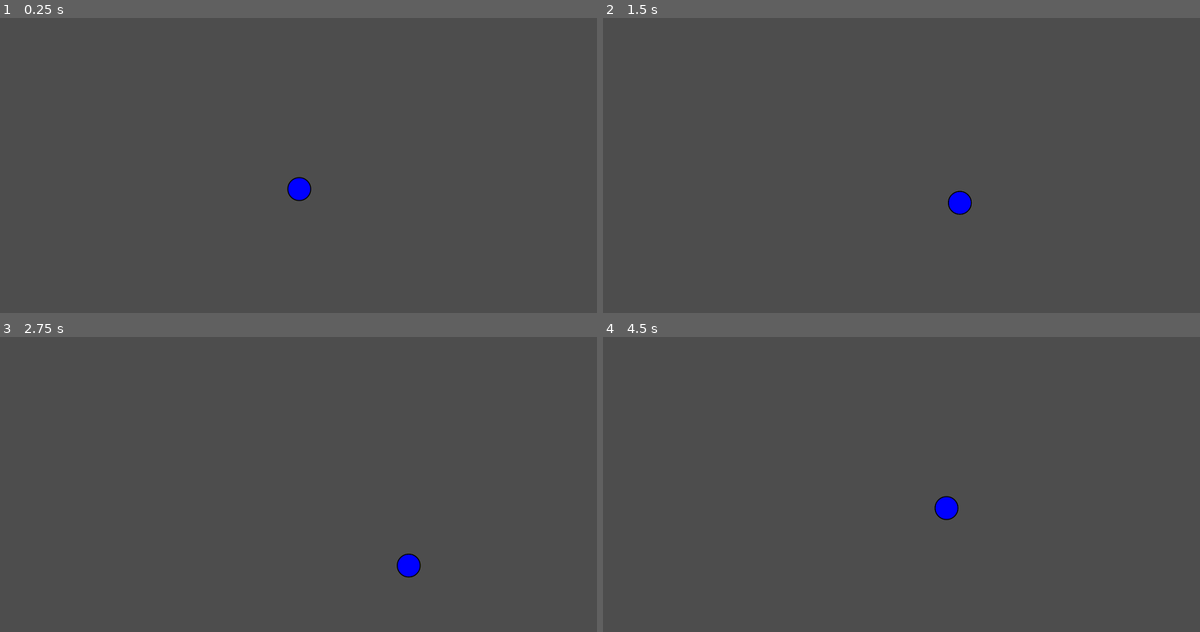
Above: before the commit, frames 1-4 (two rows, left to right).
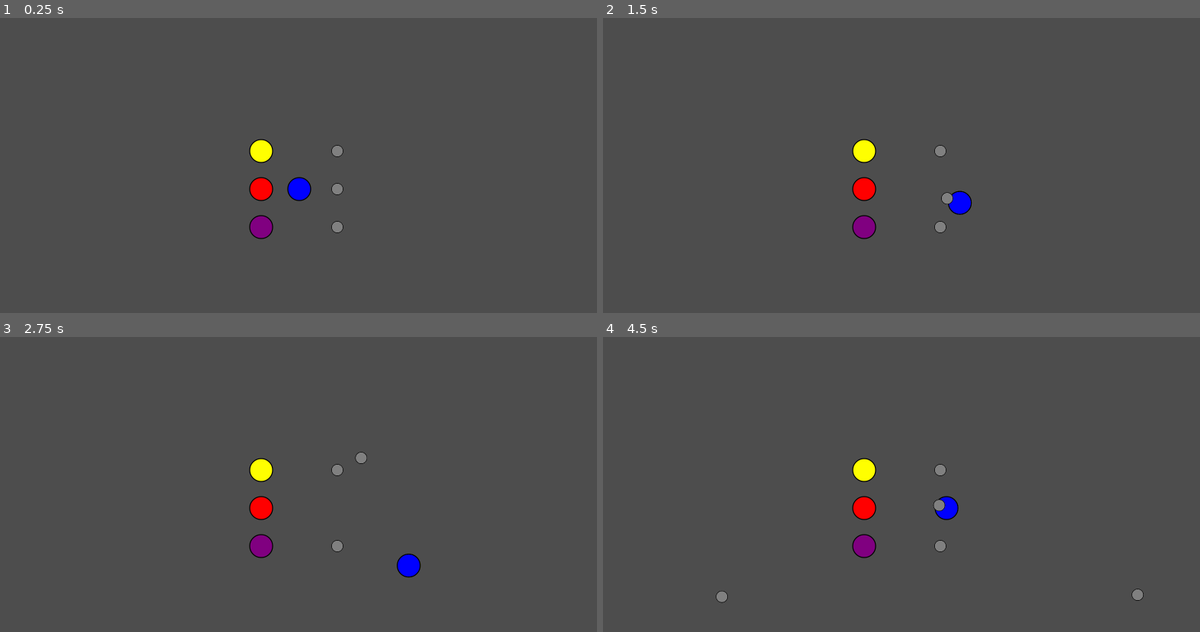
Above: after the commit, the same moments.

Repository: topmost-hat/AdaptiveAudio
Game: Godot game, scene res://scenes/main.tscn
The game is run twice, just before and just after one commit, with the same random seed, the same clock (stepped at 60 frames per second) and the same inputs. Sound files missing from this copy of the repository are replaced by a short silence.
Inputs (mouse positions are in pixels of both pictures, inside the frame that each line leads up to):
- Up to frame 1 (0.25 s): no input
- Up to frame 2 (1.5 s): tap Enter at 0.5 s; move the mouse to (1038, 171) at 0.52 s; hold Right (ui_right) 0.53-1.28 s; click (1038, 171) at 0.67 s; move the mouse to (782, 206) at 1.27 s; hold Down (ui_down) from 1.28 s (still down); click (782, 206) at 1.42 s
- Up to frame 3 (2.75 s): move the mouse to (358, 431) at 2.02 s; release Down (ui_down) at 2.03 s; hold Right (ui_right) from 2.03 s (still down); click (358, 431) at 2.17 s
- Up to frame 4 (4.5 s): move the mouse to (871, 575) at 2.77 s; release Right (ui_right) at 2.78 s; hold Up (ui_up) 2.78-3.53 s; click (871, 575) at 2.92 s; move the mouse to (1086, 558) at 3.52 s; hold Left (ui_left) from 3.53 s (still down); click (1086, 558) at 3.67 s; move the mouse to (722, 457) at 4.27 s; click (722, 457) at 4.42 s

The runs differ from the first frame. In frame 1, 1.0% of the frame differs, in the area x 41-58%, y 40-75%; in frame 2, 1.0%; in frame 3, 1.0%; in frame 4, 1.1%, in the area x 18-91%, y 40-91%.
Error after the commit: Parse Error: Class "Charger" must implement "Entity.hit()" and other inherited abstract methods or be marked as "@abstract". (res://scripts/entities/enemies/ch…

Commit message:
entity unification, bullet and approacher behavior
* entities now detect all collisions with a unified "hit" function, which must be overridden in each subclass
* player and enemy bullets now have full functionality (though nothing actually shoots enemy bullets yet)
* approachers now have full functionality (except that the enemy manager needs to give them the player as a target when they spawn in)

Diff:
--- a/adaptive_audio/scenes/entities/approacher.tscn
+++ b/adaptive_audio/scenes/entities/enemies/approacher.tscn
@@ -18,4 +18,5 @@
 [node name="CollisionShape2D" type="CollisionShape2D" parent="." unique_id=632826565]
 shape = SubResource("CircleShape2D_l7vm0")
 
-[connection signal="body_entered" from="." to="." method="_on_body_entered"]
+[connection signal="area_entered" from="." to="." method="hit"]
+[connection signal="body_entered" from="." to="." method="hit"]
--- a/adaptive_audio/scenes/entities/charger.tscn
+++ b/adaptive_audio/scenes/entities/enemies/charger.tscn
@@ -9,6 +9,7 @@
 [node name="Charger" type="Area2D" unique_id=1842068953]
 input_pickable = false
 script = ExtResource("1_q1dp3")
+health = 5
 metadata/_custom_type_script = "uid://c4siba7kef2a1"
 
 [node name="Sprite2D" type="Sprite2D" parent="." unique_id=1147911215]
@@ -18,4 +19,5 @@
 [node name="CollisionShape2D" type="CollisionShape2D" parent="." unique_id=632826565]
 shape = SubResource("CircleShape2D_l7vm0")
 
-[connection signal="body_entered" from="." to="." method="_on_body_entered"]
+[connection signal="area_entered" from="." to="." method="hit"]
+[connection signal="body_entered" from="." to="." method="hit"]
--- a/adaptive_audio/scenes/entities/bullet.tscn
+++ b/adaptive_audio/scenes/entities/enemies/enemy_bullet.tscn
@@ -1,14 +1,16 @@
 [gd_scene format=3 uid="uid://d1dn6f52okpb6"]
 
-[ext_resource type="Script" uid="uid://dl8kx04683bgl" path="res://scripts/entities/enemies/bullet.gd" id="1_byxw7"]
+[ext_resource type="Script" uid="uid://dl8kx04683bgl" path="res://scripts/entities/enemies/enemy_bullet.gd" id="1_byxw7"]
 [ext_resource type="Texture2D" uid="uid://coy6wtqlq5p7x" path="res://sprites/sprite_bullet.png" id="2_r16mb"]
 
 [sub_resource type="CircleShape2D" id="CircleShape2D_l7vm0"]
 radius = 16.0
 
-[node name="Bullet" type="Area2D" unique_id=1380676398]
+[node name="EnemyBullet" type="Area2D" unique_id=1380676398]
 input_pickable = false
 script = ExtResource("1_byxw7")
+speed = 250.0
+health = 2
 metadata/_custom_type_script = "uid://dl8kx04683bgl"
 
 [node name="Sprite2D" type="Sprite2D" parent="." unique_id=1147911215]
@@ -18,4 +20,5 @@
 [node name="CollisionShape2D" type="CollisionShape2D" parent="." unique_id=632826565]
 shape = SubResource("CircleShape2D_l7vm0")
 
-[connection signal="body_entered" from="." to="." method="_on_body_entered"]
+[connection signal="area_entered" from="." to="." method="hit"]
+[connection signal="body_entered" from="." to="." method="hit"]
--- a/adaptive_audio/scenes/entities/shooter.tscn
+++ b/adaptive_audio/scenes/entities/enemies/shooter.tscn
@@ -9,6 +9,7 @@
 [node name="Shooter" type="Area2D" unique_id=1718126948]
 input_pickable = false
 script = ExtResource("1_ssunt")
+health = 3
 metadata/_custom_type_script = "uid://g5jfe7t8we1g"
 
 [node name="Sprite2D" type="Sprite2D" parent="." unique_id=1147911215]
@@ -18,4 +19,5 @@
 [node name="CollisionShape2D" type="CollisionShape2D" parent="." unique_id=632826565]
 shape = SubResource("CircleShape2D_l7vm0")
 
-[connection signal="body_entered" from="." to="." method="_on_body_entered"]
+[connection signal="area_entered" from="." to="." method="hit"]
+[connection signal="body_entered" from="." to="." method="hit"]
--- a/adaptive_audio/scenes/entities/player.tscn
+++ b/adaptive_audio/scenes/entities/player/player.tscn
@@ -4,6 +4,7 @@
 [ext_resource type="Texture2D" uid="uid://q3vytcotwfe" path="res://sprites/sprite_player.png" id="2_dqkch"]
 [ext_resource type="Script" uid="uid://b16s1xfi6l0fv" path="res://scripts/entities/player/player_input.gd" id="2_g2els"]
 [ext_resource type="Script" uid="uid://d3g0l1v8we3ro" path="res://scripts/entities/player/player_movement.gd" id="3_qhqgy"]
+[ext_resource type="Script" uid="uid://bch4facplqr3i" path="res://scripts/entities/player/player_shoot.gd" id="5_bjvvg"]
 
 [sub_resource type="CircleShape2D" id="CircleShape2D_dqkch"]
 radius = 24.0
@@ -38,7 +39,12 @@
 TURNAROUND = 75.0
 metadata/_custom_type_script = "uid://d3g0l1v8we3ro"
 
+[node name="PlayerShoot" type="Node" parent="." unique_id=1922996102]
+script = ExtResource("5_bjvvg")
+metadata/_custom_type_script = "uid://bch4facplqr3i"
+
 [connection signal="input_down" from="PlayerInput" to="PlayerMovement" method="on_input_down"]
 [connection signal="input_left" from="PlayerInput" to="PlayerMovement" method="on_input_left"]
+[connection signal="input_lmb" from="PlayerInput" to="." method="_on_player_input_input_lmb"]
 [connection signal="input_right" from="PlayerInput" to="PlayerMovement" method="on_input_right"]
 [connection signal="input_up" from="PlayerInput" to="PlayerMovement" method="on_input_up"]
--- /dev/null
+++ b/adaptive_audio/scenes/entities/player/player_bullet.tscn
@@ -0,0 +1,23 @@
+[gd_scene format=3 uid="uid://bwxay4xpnfmnb"]
+
+[ext_resource type="Script" uid="uid://ctcmquv6i27dp" path="res://scripts/entities/player/player_bullet.gd" id="1_4p4uo"]
+[ext_resource type="Texture2D" uid="uid://coy6wtqlq5p7x" path="res://sprites/sprite_bullet.png" id="2_apond"]
+
+[sub_resource type="CircleShape2D" id="CircleShape2D_4pek5"]
+radius = 16.0
+
+[node name="PlayerBullet" type="Area2D" unique_id=1716607548]
+input_pickable = false
+script = ExtResource("1_4p4uo")
+speed = 500.0
+health = 2
+
+[node name="Sprite2D" type="Sprite2D" parent="." unique_id=1077061006]
+scale = Vector2(0.25, 0.25)
+texture = ExtResource("2_apond")
+
+[node name="CollisionShape2D" type="CollisionShape2D" parent="." unique_id=378173394]
+shape = SubResource("CircleShape2D_4pek5")
+
+[connection signal="area_entered" from="." to="." method="hit"]
+[connection signal="body_entered" from="." to="." method="hit"]
--- a/adaptive_audio/scenes/main.tscn
+++ b/adaptive_audio/scenes/main.tscn
@@ -1,7 +1,11 @@
 [gd_scene format=3 uid="uid://g337ryy2x0qq"]
 
-[ext_resource type="PackedScene" uid="uid://c03l4hccoskdn" path="res://scenes/entities/player.tscn" id="2_0wfyh"]
+[ext_resource type="PackedScene" uid="uid://c03l4hccoskdn" path="res://scenes/entities/player/player.tscn" id="2_0wfyh"]
 [ext_resource type="PackedScene" uid="uid://c16f26dua5whq" path="res://scenes/audio_manager.tscn" id="3_jyhfs"]
+[ext_resource type="PackedScene" uid="uid://d1dn6f52okpb6" path="res://scenes/entities/enemies/enemy_bullet.tscn" id="3_sugp2"]
+[ext_resource type="PackedScene" uid="uid://btpbm7pd2f1ek" path="res://scenes/entities/enemies/approacher.tscn" id="3_tefeu"]
+[ext_resource type="PackedScene" uid="uid://dxyw161mcl0df" path="res://scenes/entities/enemies/shooter.tscn" id="4_o6xl0"]
+[ext_resource type="PackedScene" uid="uid://d0lj1txpw4b5i" path="res://scenes/entities/enemies/charger.tscn" id="5_tipki"]
 
 [sub_resource type="WorldBoundaryShape2D" id="WorldBoundaryShape2D_0wfyh"]
 
@@ -41,7 +45,23 @@
 
 [node name="EnemyManager" type="Node" parent="World" unique_id=1665238162]
 
-[node name="Enemy" type="Node" parent="World/EnemyManager" unique_id=724779391]
+[node name="BulletHigh" parent="World/EnemyManager" unique_id=1380676398 instance=ExtResource("3_sugp2")]
+position = Vector2(900, 350)
+
+[node name="BulletMid" parent="World/EnemyManager" unique_id=61555787 instance=ExtResource("3_sugp2")]
+position = Vector2(900, 450)
+
+[node name="BulletLow" parent="World/EnemyManager" unique_id=364805751 instance=ExtResource("3_sugp2")]
+position = Vector2(900, 550)
+
+[node name="Approacher" parent="World/EnemyManager" unique_id=862194995 instance=ExtResource("3_tefeu")]
+position = Vector2(700, 350)
+
+[node name="Shooter" parent="World/EnemyManager" unique_id=1718126948 instance=ExtResource("4_o6xl0")]
+position = Vector2(700, 450)
+
+[node name="Charger" parent="World/EnemyManager" unique_id=1842068953 instance=ExtResource("5_tipki")]
+position = Vector2(700, 550)
 
 [node name="GUI" type="Control" parent="." unique_id=2072730718]
 layout_mode = 3
--- a/adaptive_audio/scripts/audio/music_player.gd
+++ b/adaptive_audio/scripts/audio/music_player.gd
@@ -39,4 +39,7 @@
 	if WorldState.get_game_paused(): volume_db = -0.6
 	else: volume_db = 0.0
 
-func rcvd_player_health(): playing = WorldState.get_playerHealth() > 0
+func rcvd_player_health():
+	var playerHealth: int = WorldState.get_player_health()
+	if playing and 0 >= playerHealth: stop()
+	elif not playing and 0 < playerHealth: play()
--- a/adaptive_audio/scripts/entities/enemies/approacher.gd
+++ b/adaptive_audio/scripts/entities/enemies/approacher.gd
@@ -1,8 +1,13 @@
-class_name Approacher
 extends Entity
 
+@export var speed: float = 100.0
+var target: Node2D
+
 func _physics_process(delta: float) -> void:
-	pass
+	if null == target: return
+	position += (target.position - position).normalized() * speed * delta
 
-func _on_body_entered(body: Node2D) -> void:
-	pass
+func hit(other: Node2D):
+	if other is Player:
+		WorldState.add_player_health(-1)
+		add_health(-1)
--- a/adaptive_audio/scripts/entities/enemies/bullet.gd
+++ /dev/null
@@ -1,8 +0,0 @@
-class_name Bullet
-extends Entity
-
-func _physics_process(delta: float) -> void:
-	pass
-
-func _on_body_entered(body: Node2D) -> void:
-	pass
--- /dev/null
+++ b/adaptive_audio/scripts/entities/enemies/enemy_bullet.gd
@@ -0,0 +1,13 @@
+class_name EnemyBullet
+extends Entity
+
+@export var direction: Vector2
+@export var speed: float = 250.0
+
+func _physics_process(delta: float) -> void:
+	position += direction * speed * delta
+
+func hit(other: Node2D):
+	add_health(-1)
+	if other is Player:
+		WorldState.add_player_health(-1)
--- a/adaptive_audio/scripts/entities/enemies/shooter.gd
+++ b/adaptive_audio/scripts/entities/enemies/shooter.gd
@@ -1,8 +1,9 @@
-class_name Shooter
 extends Entity
 
 func _physics_process(delta: float) -> void:
 	pass
 
-func _on_body_entered(body: Node2D) -> void:
-	pass
+func hit(other: Node2D):
+	if other is Player:
+		WorldState.add_player_health(-1)
+		add_health(-1)
--- a/adaptive_audio/scripts/entities/entity.gd
+++ b/adaptive_audio/scripts/entities/entity.gd
@@ -6,6 +6,8 @@
 
 @onready var sprite_2d: Sprite2D = $Sprite2D
 
+@abstract func hit(other: Node2D)
+
 func add_health(add: int):
 	health += add
 	if 0 >= health: queue_free()
--- a/adaptive_audio/scripts/entities/player/player.gd
+++ b/adaptive_audio/scripts/entities/player/player.gd
@@ -5,7 +5,11 @@
 
 @onready var player_input: PlayerInput = $PlayerInput
 @onready var player_movement: PlayerMovement = $PlayerMovement
+@onready var player_shoot: PlayerShoot = $PlayerShoot
 
 func _physics_process(_delta: float):
 	velocity = player_movement.move(velocity)
 	move_and_slide()
+
+func _on_player_input_input_lmb(pressed: bool, click_pos: Vector2) -> void:
+	if pressed: player_shoot.shoot(position, click_pos)
--- /dev/null
+++ b/adaptive_audio/scripts/entities/player/player_bullet.gd
@@ -0,0 +1,13 @@
+class_name PlayerBullet
+extends Entity
+
+@export var direction: Vector2
+@export var speed: float = 1000.0
+
+func _physics_process(delta: float) -> void:
+	position += direction * speed * delta
+
+func hit(other: Node2D):
+	add_health(-1)
+	if other is Entity:
+		(other as Entity).add_health(-1)
--- a/adaptive_audio/scripts/entities/player/player_input.gd
+++ b/adaptive_audio/scripts/entities/player/player_input.gd
@@ -8,6 +8,8 @@
 signal input_down(pressed: bool)
 signal input_up(pressed: bool)
 
+signal input_lmb(pressed: bool, position: Vector2)
+
 # !!! Remember to replace "ui" input actions with your own input actions !!!
 @export_group("Input Action Names", "ACTION_NAME_")
 @export var ACTION_NAME_RIGHT: String = "ui_right"
@@ -15,18 +17,28 @@
 @export var ACTION_NAME_DOWN: String = "ui_down"
 @export var ACTION_NAME_UP: String = "ui_up"
 
+#@export var ACTION_NAME_CLICK: String = ""
+
 var right_inputs: int = 0
 var left_inputs: int = 0
 var down_inputs: int = 0
 var up_inputs: int = 0
+
+#var click_inputs: int = 0
 
 func _unhandled_input(event: InputEvent):
 	# TODO OPTIONAL: if LOCAL multiplayer is desired, use event.device to
 	# determine which controller this input event came from, and exit function
 	# early if it does not correspond to this player
 
+	# mouse press/unpress
+	if event is InputEventMouseButton:
+		var click_event = event as InputEventMouseButton
+		if MouseButton.MOUSE_BUTTON_LEFT == click_event.button_index:
+			input_lmb.emit(click_event.pressed, click_event.position)
+
 	# pressed
-	if event.is_action_pressed(ACTION_NAME_RIGHT):
+	elif event.is_action_pressed(ACTION_NAME_RIGHT):
 		right_inputs += 1
 		if 1 == right_inputs: input_right.emit(true)
 	elif event.is_action_pressed(ACTION_NAME_LEFT):
--- /dev/null
+++ b/adaptive_audio/scripts/entities/player/player_shoot.gd
@@ -0,0 +1,10 @@
+class_name PlayerShoot
+extends Node
+
+var player_bullet = preload("res://scenes/entities/player/player_bullet.tscn")
+
+func shoot(origin: Vector2, target: Vector2):
+	var bullet = (player_bullet.instantiate() as PlayerBullet)
+	bullet.position = origin
+	bullet.direction = (target - origin).normalized()
+	add_child(bullet)
Renamed: adaptive_audio/scripts/entities/enemies/bullet.gd.uid -> adaptive_audio/scripts/entities/enemies/enemy_bullet.gd.uid
Not shown, added: adaptive_audio/scripts/entities/player/player_bullet.gd.uid
Not shown, added: adaptive_audio/scripts/entities/player/player_shoot.gd.uid
